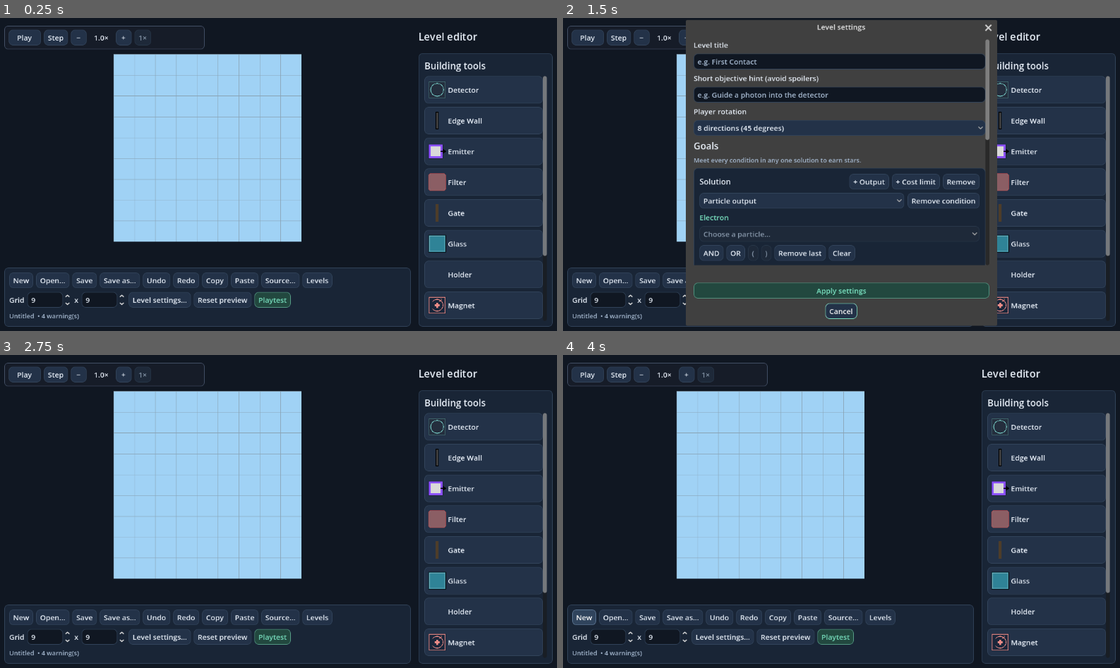
Above: before the commit, frames 1-4 (two rows, left to right).
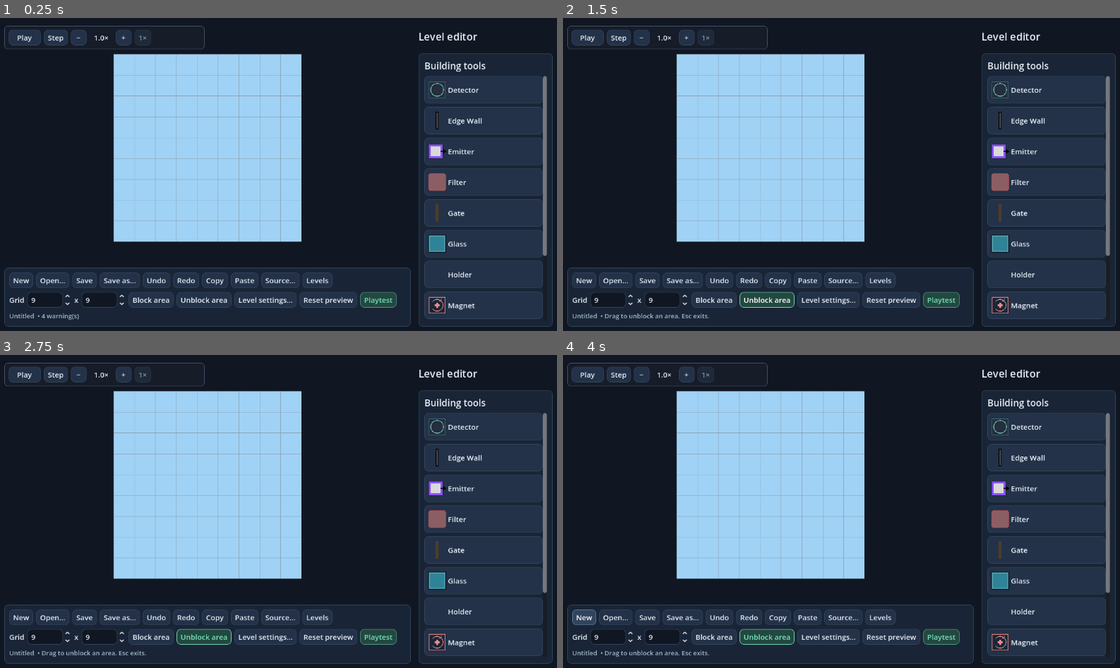
Above: after the commit, the same moments.

Repository: Breakerchap/vertex
Game: Godot game, scene res://MainScene/level_editor.tscn
Two runs of this game, one before a commit and one after it. Both use one fixed random seed, a clock stepped at 60 frames per second and the inputs below. This scene is started directly instead of the project's main scene.
Inputs (mouse positions are in pixels of both pictures, inside the frame that each line leads up to):
- Up to frame 1 (0.25 s): no input
- Up to frame 2 (1.5 s): click (713, 299) at 0.5 s, where only the run after the commit has a clickable "Block area"; click (769, 299) at 1.25 s, where only the run after the commit has a clickable "Unblock area"
- Up to frame 3 (2.75 s): click (278, 627) at 2 s, where only the run before the commit has a clickable "Apply settings"
- Up to frame 4 (4 s): click "Play" at 2.75 s; click "New" at 3.5 s

The runs differ from the first frame. In frame 1, 0.9% of the frame differs, in the area x 24-72%, y 87-93%; in frame 2, 45%, in the area x 7-78%, y 0-99%; in frame 3, 1.1%; in frame 4, 1.1%.

Commit message:
block placing in places in level editor

Diff:
--- a/Levels/level_parser.gd
+++ b/Levels/level_parser.gd
@@ -30,7 +30,7 @@
 static func find_blocks(text: String) -> Array[RegExMatch]:
   var blocks := RegEx.new()
   var names: Array = CATALOG.SCENES.keys()
-  names.append_array(["goal", "inventory", "magnetic_field", "mirror"])
+  names.append_array(["goal", "inventory", "no_build", "magnetic_field", "mirror"])
   blocks.compile("(?is)\\b(" + "|".join(names) + ")\\s*:\\s*\\{([^}]*)\\}[ \\t]*;?")
   return blocks.search_all(_without_metadata(text))
 
@@ -39,7 +39,7 @@
   var size_match := find_dimensions(text)
   if size_match == null:
     return {"error": "Missing grid size (for example 15 x 7)."}
-  var data := {"width": int(size_match.get_string(1)), "height": int(size_match.get_string(2)), "goals": [], "goal_targets": [], "buildings": [], "inventory": {}, "title": "", "hint": "", "rotation_steps": 8, "legacy_rates": false}
+  var data := {"width": int(size_match.get_string(1)), "height": int(size_match.get_string(2)), "goals": [], "goal_targets": [], "buildings": [], "inventory": {}, "no_build_areas": [], "title": "", "hint": "", "rotation_steps": 8, "legacy_rates": false}
   if data.width <= 0 or data.height <= 0:
     return {"error": "Grid dimensions must be positive."}
   for item in find_metadata(text):
@@ -70,6 +70,11 @@
         var result := _parse_inventory(body, data.inventory)
         if result.has("error"):
           return result
+      "no_build":
+        var result := _parse_no_build(body, data.width, data.height)
+        if result.has("error"):
+          return result
+        data.no_build_areas.append(result.area)
       _:
         var result := parse_building(kind, body, data.width, data.height, data.legacy_rates)
         if result.has("error"):
@@ -141,6 +146,26 @@
       return {"error": "Unknown inventory item: " + name}
     inventory[name] = int(pair[1])
   return {}
+
+static func _parse_no_build(body: String, width: int, height: int) -> Dictionary:
+  var axes := {}
+  for item in body.split(",", false):
+    var pair := item.split("=", true, 1)
+    var axis := pair[0].strip_edges().to_lower()
+    if pair.size() != 2 or axis not in ["x", "y"] or axes.has(axis):
+      return {"error": "A no-build area needs one x and one y coordinate or range."}
+    var endpoints := _range_endpoints(pair[1].strip_edges())
+    if endpoints.is_empty():
+      return {"error": "Invalid %s coordinate or range for a no-build area." % axis}
+    endpoints.sort()
+    axes[axis] = endpoints
+  if axes.size() != 2:
+    return {"error": "A no-build area needs one x and one y coordinate or range."}
+  if axes.x[0] < 0 or axes.x[1] >= width or axes.y[0] < 0 or axes.y[1] >= height:
+    return {"error": "A no-build area extends outside the grid."}
+  var first := Vector2i(axes.x[0], axes.y[0])
+  var last := Vector2i(axes.x[1], axes.y[1])
+  return {"area": Rect2i(first, last - first + Vector2i.ONE)}
 
 ## Bare values and /step are per step. /s is supported for existing levels.
 static func _parse_rate(value: String, legacy_bare := false) -> float:
@@ -224,13 +249,19 @@
       entries.append(placed)
   return {"entries": entries}
 
+static func _range_endpoints(value: String) -> Array[int]:
+  var parts := value.split("..")
+  if parts.size() > 2 or not parts[0].strip_edges().is_valid_int() or (parts.size() == 2 and not parts[1].strip_edges().is_valid_int()):
+    return []
+  var first := int(parts[0])
+  return [first, int(parts[1]) if parts.size() == 2 else first]
+
 static func _range_values(value: String) -> Array[int]:
   var result: Array[int] = []
-  var parts := value.split("..")
-  if parts.size() > 2 or not parts[0].is_valid_int() or (parts.size() == 2 and not parts[1].is_valid_int()):
-    return result
-  var first := int(parts[0])
-  var last := int(parts[1]) if parts.size() == 2 else first
+  var endpoints := _range_endpoints(value)
+  if endpoints.is_empty(): return result
+  var first := endpoints[0]
+  var last := endpoints[1]
   var direction := 1 if last >= first else -1
   for number in range(first, last + direction, direction):
     result.append(number)
--- a/MainScene/level_editor.gd
+++ b/MainScene/level_editor.gd
@@ -7,6 +7,8 @@
 const PARTICLE_PICKER = preload("res://MainScene/particle_picker.gd")
 const UI = preload("res://MainScene/workspace_theme.gd")
 const NEW_LEVEL := "9 x 9;\n\ngoal: {electron: 1/step, 2/step, 3/step};\n\n"
+
+enum AreaTool { NONE, BLOCK, UNBLOCK }
 
 var source: CodeEdit
 var game
@@ -24,6 +26,9 @@
 var property_prefix := ""
 var property_suffix := ""
 var palette: PanelContainer
+var block_area_button: Button
+var unblock_area_button: Button
+var area_tool := AreaTool.NONE
 var width_input: SpinBox
 var height_input: SpinBox
 var file_dialog: FileDialog
@@ -105,6 +110,7 @@
   game.editor_sidebar_width = 290
   game.editor_cell_clicked.connect(_board_click)
   game.editor_cell_dragged.connect(_move_block)
+  game.editor_area_selected.connect(_edit_build_area)
 
   var hud := CanvasLayer.new()
   add_child(hud)
@@ -156,6 +162,12 @@
   height_input = _spin(controls)
   width_input.value_changed.connect(_resize_board)
   height_input.value_changed.connect(_resize_board)
+  block_area_button = UI.button(controls, "Block area", _toggle_area_tool.bind(AreaTool.BLOCK))
+  block_area_button.toggle_mode = true
+  block_area_button.tooltip_text = "Drag across cells to block player building placement. Esc exits the tool."
+  unblock_area_button = UI.button(controls, "Unblock area", _toggle_area_tool.bind(AreaTool.UNBLOCK))
+  unblock_area_button.toggle_mode = true
+  unblock_area_button.tooltip_text = "Drag across cells to allow player building placement. Esc exits the tool."
   palette = PALETTE.new()
   palette.infinite = true
   hud.add_child(palette)
@@ -238,7 +250,7 @@
   highlighter.number_color = Color("e6b66c")
   highlighter.symbol_color = Color("a6c8e8")
   highlighter.add_color_region("#", "", Color("8192a4"), true)
-  for word in CATALOG.SCENES.keys() + ["goal", "inventory", "magnetic_field", "mirror", "rotation"]:
+  for word in CATALOG.SCENES.keys() + ["goal", "inventory", "no_build", "magnetic_field", "mirror", "rotation"]:
     highlighter.add_keyword_color(word, Color("7bd9bd"))
   for word in ["x", "y", "fixed", "rate", "AND", "OR"]:
     highlighter.add_keyword_color(word, Color("b5a6f1"))
@@ -323,6 +335,7 @@
   _select_palette_kind("")
 
 func _select_palette_kind(kind: String) -> void:
+  if area_tool != AreaTool.NONE: _set_area_tool(AreaTool.NONE)
   pasting = false
   palette.selected = kind
   palette.refresh()
@@ -332,6 +345,7 @@
   if game.simulating or parsed.has("error") or parsed.is_empty(): return
   var cell: Vector2i = game.screen_to_cell(screen_position)
   if not game.is_cell_on_board(cell): return
+  if area_tool != AreaTool.NONE: _set_area_tool(AreaTool.NONE)
   var facing: String = game._edge_facing(cell, game.get_canvas_transform().affine_inverse() * screen_position) if kind == "edge_wall" else "E"
   _place_editor_kind(kind, cell, facing)
 
@@ -371,7 +385,10 @@
   parsed = PARSER.parse(source.text)
   _select_block(-1)
   blocks.clear()
+  block_area_button.disabled = parsed.has("error")
+  unblock_area_button.disabled = block_area_button.disabled
   if parsed.has("error"):
+    _set_area_tool(AreaTool.NONE)
     source_error.text = "Source error: " + str(parsed.error)
     status.text = "Invalid source • Showing last valid board"
     status.tooltip_text = str(parsed.error)
@@ -387,8 +404,16 @@
   game.level = parsed
   game._load_initial_board()
   game._fit_camera()
+  _update_level_status()
+
+func _update_level_status() -> void:
   var warnings := _level_warnings(parsed)
-  status.text = (path.get_file() if not path.is_empty() else "Untitled") + ("  • unsaved" if source.text != saved_text else "") + ("  • %d warning(s)" % warnings.size() if not warnings.is_empty() else "")
+  status.text = (path.get_file() if not path.is_empty() else "Untitled") + ("  • unsaved" if source.text != saved_text else "")
+  if area_tool != AreaTool.NONE:
+    var action := "block" if area_tool == AreaTool.BLOCK else "unblock"
+    status.text += "  • Drag to %s an area. Esc exits." % action
+  elif not warnings.is_empty():
+    status.text += "  • %d warning(s)" % warnings.size()
   status.tooltip_text = "\n".join(warnings)
   status.add_theme_color_override("font_color", UI.MUTED)
   source_error.text = "\n".join(warnings)
@@ -421,6 +446,63 @@
     updating = false
     return
   _set_source(updated)
+
+func _toggle_area_tool(tool: AreaTool) -> void:
+  if game.simulating:
+    block_area_button.set_pressed_no_signal(area_tool == AreaTool.BLOCK)
+    unblock_area_button.set_pressed_no_signal(area_tool == AreaTool.UNBLOCK)
+    return
+  var next := AreaTool.NONE if area_tool == tool else tool
+  _select_move_tool()
+  _set_area_tool(next)
+
+func _set_area_tool(tool: AreaTool) -> void:
+  area_tool = tool
+  block_area_button.set_pressed_no_signal(tool == AreaTool.BLOCK)
+  unblock_area_button.set_pressed_no_signal(tool == AreaTool.UNBLOCK)
+  game.area_selection_enabled = tool != AreaTool.NONE
+  game.area_origin = Vector2i(-1, -1)
+  game.drag_cell = Vector2i(-1, -1)
+  if not parsed.has("error"): _update_level_status()
+
+func _edit_build_area(selection: Rect2i) -> void:
+  if parsed.has("error") or area_tool == AreaTool.NONE: return
+  var restricting := area_tool == AreaTool.BLOCK
+  var areas: Array = parsed.no_build_areas
+  if restricting:
+    for area in areas:
+      if area.encloses(selection): return
+
+  var spans: Array[RegExMatch] = []
+  for span in PARSER.find_blocks(PARSER.mask_comments(source.text)):
+    if span.get_string(1).to_lower() == "no_build": spans.append(span)
+  var updated := source.text
+  for index in range(areas.size() - 1, -1, -1):
+    var area: Rect2i = areas[index]
+    var overlap := area.intersection(selection)
+    if not overlap.has_area(): continue
+    var remaining := PackedStringArray()
+    # Keep two horizontal strips and the sides between them.
+    var strips := [
+      Rect2i(area.position.x, area.position.y, area.size.x, overlap.position.y - area.position.y),
+      Rect2i(area.position.x, overlap.end.y, area.size.x, area.end.y - overlap.end.y),
+      Rect2i(area.position.x, overlap.position.y, overlap.position.x - area.position.x, overlap.size.y),
+      Rect2i(overlap.end.x, overlap.position.y, area.end.x - overlap.end.x, overlap.size.y),
+    ]
+    for strip in strips:
+      if strip.has_area(): remaining.append(_build_area_declaration(strip))
+    var span := spans[index]
+    updated = updated.left(span.get_start()) + "\n".join(remaining) + updated.substr(span.get_end())
+  if restricting:
+    updated = updated.trim_suffix("\n") + "\n" + _build_area_declaration(selection) + "\n"
+  if updated != source.text: _set_source(updated)
+
+func _build_area_declaration(area: Rect2i) -> String:
+  var first := area.position
+  var last := area.end - Vector2i.ONE
+  var xs := str(first.x) if first.x == last.x else "%d..%d" % [first.x, last.x]
+  var ys := str(first.y) if first.y == last.y else "%d..%d" % [first.y, last.y]
+  return "no_build: {x=%s, y=%s};" % [xs, ys]
 
 func _board_click(cell: Vector2i, button: int, target: Node = null, facing := "E") -> void:
   if parsed.has("error"): return
@@ -505,6 +587,7 @@
 
 func _paste_at_cursor() -> void:
   if game.simulating or copied_declaration.is_empty(): return
+  if area_tool != AreaTool.NONE: _set_area_tool(AreaTool.NONE)
   var cell: Vector2i = game._mouse_cell()
   if not game.is_cell_on_board(cell):
     _start_paste()
--- a/MainScene/level_game.gd
+++ b/MainScene/level_game.gd
@@ -22,9 +22,12 @@
 
 signal editor_cell_clicked(cell: Vector2i, button: int, target: Node, facing: String)
 signal editor_cell_dragged(from_cell: Vector2i, to_cell: Vector2i)
+signal editor_area_selected(area: Rect2i)
 signal exit_playtest_requested
 var drag_cell := Vector2i(-1, -1)
 var drag_start := Vector2.ZERO
+var area_selection_enabled := false
+var area_origin := Vector2i(-1, -1)
 
 var editor_preview := false
 var editor_playtest := false
@@ -107,6 +110,10 @@
   for x in range(level.width):
     for y in range(level.height):
       draw_texture_rect(TILE, Rect2(Vector2(x, y) * CELL - Vector2.ONE * CELL * 0.5, Vector2.ONE * CELL), false)
+  for area in level.get("no_build_areas", []):
+    var rect := _area_rect(area)
+    draw_rect(rect, Color("e39662", 0.24))
+    draw_rect(rect.grow(-1.0), Color("e39662", 0.85), false, 2.0)
 
 func get_playback_speed() -> float:
   if editor_preview or not automatic_speed or not simulating:
@@ -321,6 +328,7 @@
   redo_history.clear()
   selected_building = null
   selected_kind = ""
+  area_origin = Vector2i(-1, -1)
   for entry in level.buildings:
     _place_building(entry, false)
   level_bounds_enabled = true
@@ -398,6 +406,33 @@
 func is_cell_on_board(cell: Vector2i) -> bool:
   return cell.x >= 0 and cell.y >= 0 and cell.x < level.get("width", 0) and cell.y < level.get("height", 0)
 
+func _area_rect(area: Rect2i) -> Rect2:
+  var top_left := _cell_position(Vector2i(area.position.x, area.end.y - 1)) - Vector2.ONE * CELL * 0.5
+  return Rect2(top_left, Vector2(area.size) * CELL)
+
+func _area_selection(cell: Vector2i) -> Rect2i:
+  if area_origin.x < 0: return Rect2i()
+  var last := cell.clamp(Vector2i.ZERO, Vector2i(level.width - 1, level.height - 1))
+  var first := area_origin.min(last)
+  return Rect2i(first, area_origin.max(last) - first + Vector2i.ONE)
+
+func _is_build_blocked(cell: Vector2i) -> bool:
+  for area in level.get("no_build_areas", []):
+    if area.has_point(cell): return true
+  return false
+
+func _edge_neighbor(cell: Vector2i, facing: String) -> Vector2i:
+  var offset: Vector2 = SimulationGrid.VECTORS[CATALOG.DIRECTIONS.find(facing)]
+  return cell + Vector2i(offset.x, -offset.y)
+
+func _can_place_building(cell: Vector2i, kind: String, facing: String) -> bool:
+  if not is_cell_on_board(cell): return false
+  if not editor_preview:
+    if _is_build_blocked(cell): return false
+    # An edge can be placed from either adjoining cell.
+    if kind == "edge_wall" and _is_build_blocked(_edge_neighbor(cell, facing)): return false
+  return _building_at(cell, kind, facing) == null
+
 func _building_at(cell: Vector2i, kind := "", facing := "E") -> Node:
   var key := CATALOG.occupancy_key(kind, cell, facing)
   for building in buildings:
@@ -423,6 +458,18 @@
     var edge := _building_at(cell, "edge_wall", _edge_facing(cell, world))
     if edge != null: return edge
   return _building_at(cell)
+
+func _input(event: InputEvent) -> void:
+  if not area_selection_enabled or area_origin.x < 0 or not is_visible_in_tree(): return
+  if event is InputEventMouseButton and event.button_index == MOUSE_BUTTON_LEFT and not event.pressed:
+    var area := _area_selection(screen_to_cell(event.position))
+    area_origin = Vector2i(-1, -1)
+    if not simulating: editor_area_selected.emit(area)
+    get_viewport().set_input_as_handled()
+
+func _notification(what: int) -> void:
+  if what == NOTIFICATION_APPLICATION_FOCUS_OUT:
+    area_origin = Vector2i(-1, -1)
 
 func _unhandled_input(event: InputEvent) -> void:
   if not is_visible_in_tree(): return
@@ -463,6 +510,11 @@
 func _handle_board_input(event: InputEvent) -> void:
   if simulating or not event is InputEventMouseButton:
     return
+  if area_selection_enabled:
+    if event.pressed and event.button_index == MOUSE_BUTTON_LEFT:
+      var origin := screen_to_cell(event.position)
+      if is_cell_on_board(origin): area_origin = origin
+    return
   var cell := _mouse_cell()
   if event.button_index == MOUSE_BUTTON_LEFT and not event.pressed:
     if drag_cell.x >= 0 and event.position.distance_to(drag_start) > 8.0:
@@ -490,10 +542,10 @@
 
 func _move_selected_to(cell: Vector2i) -> void:
   if not is_instance_valid(selected_building) or selected_building.get_meta("fixed_position"): return
-  if not is_cell_on_board(cell) or selected_building.get_meta("cell") == cell: return
+  if selected_building.get_meta("cell") == cell: return
   var kind: String = selected_building.get_meta("kind")
   var facing: String = CATALOG.DIRECTIONS[selected_building.orientation] if kind == "edge_wall" else "E"
-  if _building_at(cell, kind, facing) != null: return
+  if not _can_place_building(cell, kind, facing): return
   _record_undo()
   selected_building.position = _cell_position(cell)
   selected_building.set_meta("cell", cell)
@@ -508,8 +560,7 @@
     selected_kind = ""
   elif button_index == MOUSE_BUTTON_LEFT:
     var placement_facing := facing if selected_kind == "edge_wall" else CATALOG.default_facing(selected_kind)
-    if not selected_kind.is_empty() and int(inventory.get(selected_kind, 0)) > 0 and _building_at(cell, selected_kind, placement_facing) == null:
-      _place_inventory_building(selected_kind, cell, placement_facing)
+    if not selected_kind.is_empty() and _place_inventory_building(selected_kind, cell, placement_facing):
       if inventory[selected_kind] == 0: selected_kind = ""
     elif target != null:
       selected_building = target
@@ -531,7 +582,10 @@
   if kind not in CATALOG.ROTATABLE_KINDS: return
   if kind == "edge_wall":
     var orientation := CATALOG.next_orientation(selected_building.orientation, turn, 4)
-    var occupied := _building_at(selected_building.get_meta("cell"), kind, CATALOG.DIRECTIONS[orientation])
+    var cell: Vector2i = selected_building.get_meta("cell")
+    var facing: String = CATALOG.DIRECTIONS[orientation]
+    if not editor_preview and _is_build_blocked(_edge_neighbor(cell, facing)): return
+    var occupied := _building_at(cell, kind, facing)
     if occupied != null and occupied != selected_building: return
   _record_undo()
   match kind:
@@ -601,22 +655,22 @@
     row.meter.set_rate(rate, simulating)
 
 func _drop_inventory(kind: String, screen_position: Vector2) -> void:
-  if simulating or int(inventory.get(kind, 0)) <= 0: return
   var cell := screen_to_cell(screen_position)
   if not is_cell_on_board(cell): return
   var facing := _edge_facing(cell, get_canvas_transform().affine_inverse() * screen_position) if kind == "edge_wall" else CATALOG.default_facing(kind)
-  if _building_at(cell, kind, facing) != null: return
-  _place_inventory_building(kind, cell, facing)
+  if not _place_inventory_building(kind, cell, facing): return
   selected_building = _building_at(cell, kind, facing)
   _refresh_ui()
   queue_redraw()
 
-func _place_inventory_building(kind: String, cell: Vector2i, facing := "") -> void:
+func _place_inventory_building(kind: String, cell: Vector2i, facing := "") -> bool:
   if facing.is_empty(): facing = CATALOG.default_facing(kind)
+  if simulating or int(inventory.get(kind, 0)) <= 0 or not _can_place_building(cell, kind, facing): return false
   _record_undo()
   _place_building({"kind": kind, "x": cell.x, "y": cell.y, "facing": facing}, true)
   inventory[kind] -= 1
   cost += CATALOG.COSTS[kind]
+  return true
 
 func begin_run() -> void:
   if simulating: return
--- a/MainScene/placement_overlay.gd
+++ b/MainScene/placement_overlay.gd
@@ -48,7 +48,13 @@
         draw_rect(rectangle.grow(2.0), Color.WHITE, false, 2.0)
 
     var hover: Vector2i = game._mouse_cell()
-    if game.is_cell_on_board(hover):
+    if game.area_selection_enabled:
+      var selection: Rect2i = game._area_selection(hover)
+      if selection.has_area():
+        var rect: Rect2 = game._area_rect(selection)
+        draw_rect(rect, Color("8fc7ff", 0.25))
+        draw_rect(rect.grow(-1.5), Color("8fc7ff"), false, 3.0)
+    elif game.is_cell_on_board(hover):
       var palette = game.external_palette if game.editor_preview else game.palette
       var kind: String = game.selected_kind
       if is_instance_valid(palette):
@@ -68,7 +74,7 @@
             facing = CATALOG.DIRECTIONS[game.selected_building.orientation]
         elif kind == "edge_wall":
           facing = game._edge_facing(hover, game.get_global_mouse_position())
-        var valid: bool = game._building_at(hover, kind, facing) == null
+        var valid: bool = game._can_place_building(hover, kind, facing)
         if dragging_building:
           valid = valid and (game.editor_preview or not game.selected_building.get_meta("fixed_position"))
         var rect := _outline(kind, game._cell_position(hover), facing)
--- a/Tests/level_editor_test.gd
+++ b/Tests/level_editor_test.gd
@@ -176,6 +176,7 @@
   editor.game.begin_run()
   editor._unhandled_key_input(escape)
   assert(not editor.game.simulating, "Escape should reset the running preview.")
+  await _check_build_areas(editor, target)
   editor.free()
   print("Level editor checks passed")
   get_tree().quit()
@@ -186,3 +187,73 @@
       picker.item_selected.emit(i)
       return
   assert(false, "Particle is missing from the dropdown: " + name)
+
+func _check_build_areas(editor, target: String) -> void:
+  var level_source := "6 x 6;\ngoal: {photon: 1, 2, 3};\ninventory: {wall=3, edge_wall=1};\n# Preserve this comment.\n"
+  editor._set_source(level_source)
+  await get_tree().process_frame
+  editor.block_area_button.pressed.emit()
+  _area_drag(editor.game, Vector2i(5, 5), Vector2i(5, 5))
+  assert(editor.parsed.no_build_areas == [Rect2i(5, 5, 1, 1)], "A single click should block one cell.")
+  editor._undo_editor()
+  _area_drag(editor.game, Vector2i(4, 4), Vector2i(1, 1))
+  assert(editor.parsed.no_build_areas == [Rect2i(1, 1, 4, 4)], "A reverse drag should block the entire rectangle.")
+  assert(PARSER.parse(level_source + "no_build: {x=4..6, y=1};").has("error"))
+  editor.unblock_area_button.pressed.emit()
+  _area_drag(editor.game, Vector2i(2, 2), Vector2i(3, 3))
+  for x in range(6):
+    for y in range(6):
+      var cell := Vector2i(x, y)
+      var blocked := Rect2i(1, 1, 4, 4).has_point(cell) and not Rect2i(2, 2, 2, 2).has_point(cell)
+      assert(editor.game._is_build_blocked(cell) == blocked, "Unblocking should clear only the selected cells.")
+  editor._undo_editor()
+  assert(editor.game._is_build_blocked(Vector2i(2, 2)))
+  editor._redo_editor()
+  assert(not editor.game._is_build_blocked(Vector2i(2, 2)))
+  editor.palette.buttons.holder.pressed.emit()
+  assert(not editor.game.area_selection_enabled)
+  editor._board_click(Vector2i(1, 2), MOUSE_BUTTON_LEFT)
+  assert(editor.game._building_at(Vector2i(1, 2)) != null, "The level author can still place starting buildings in restricted cells.")
+  var saved: String = editor.source.text
+  editor._write_file(target)
+  editor._set_source(level_source)
+  editor._file_selected(target)
+  DirAccess.remove_absolute(target)
+  assert(editor.source.text == saved and saved.contains("# Preserve this comment."))
+  editor._start_playtest()
+  var player = editor.test_game
+  assert(player._building_at(Vector2i(1, 2)) != null, "Authored buildings in restricted cells should load in playtest.")
+  player._select_inventory("wall")
+  player._click_cell(Vector2i(1, 1), MOUSE_BUTTON_LEFT)
+  player._drop_inventory("wall", _screen_cell(player, Vector2i(4, 4)))
+  assert(player.inventory.wall == 3 and player.cost == 0 and player.undo_history.is_empty(), "Rejected clicks and drops should leave the build unchanged.")
+  assert(player._building_at(Vector2i(1, 1)) == null and player._building_at(Vector2i(4, 4)) == null)
+  player._click_cell(Vector2i(2, 2), MOUSE_BUTTON_LEFT)
+  var wall: Node = player._building_at(Vector2i(2, 2))
+  assert(wall != null and player.inventory.wall == 2)
+  player._click_cell(Vector2i(2, 2), MOUSE_BUTTON_RIGHT)
+  player._move_selected_to(Vector2i(1, 1))
+  assert(wall.get_meta("cell") == Vector2i(2, 2), "Players cannot move buildings into a restricted area.")
+  player._move_selected_to(Vector2i(3, 3))
+  assert(wall.get_meta("cell") == Vector2i(3, 3))
+  player._select_inventory("edge_wall")
+  player._click_cell(Vector2i(0, 2), MOUSE_BUTTON_LEFT, null, "E")
+  assert(player.inventory.edge_wall == 1, "A restricted edge should also be blocked from the adjoining unrestricted cell.")
+  player._click_cell(Vector2i(0, 2), MOUSE_BUTTON_LEFT, null, "N")
+  var edge: Node = player._building_at(Vector2i(0, 2), "edge_wall", "N")
+  assert(edge != null)
+  player._click_cell(Vector2i(0, 2), MOUSE_BUTTON_RIGHT, edge, "N")
+  player._rotate_selected()
+  assert(player._building_at(Vector2i(0, 2), "edge_wall", "N") == edge, "Rotating an edge wall into a restricted area should be blocked.")
+  editor._end_playtest()
+
+func _area_drag(game, first: Vector2i, last: Vector2i) -> void:
+  for pressed in [true, false]:
+    var event := InputEventMouseButton.new()
+    event.button_index = MOUSE_BUTTON_LEFT
+    event.pressed = pressed
+    event.position = _screen_cell(game, first if pressed else last)
+    get_viewport().push_input(event, true)
+
+func _screen_cell(game, cell: Vector2i) -> Vector2:
+  return game.get_global_transform_with_canvas() * game._cell_position(cell)
